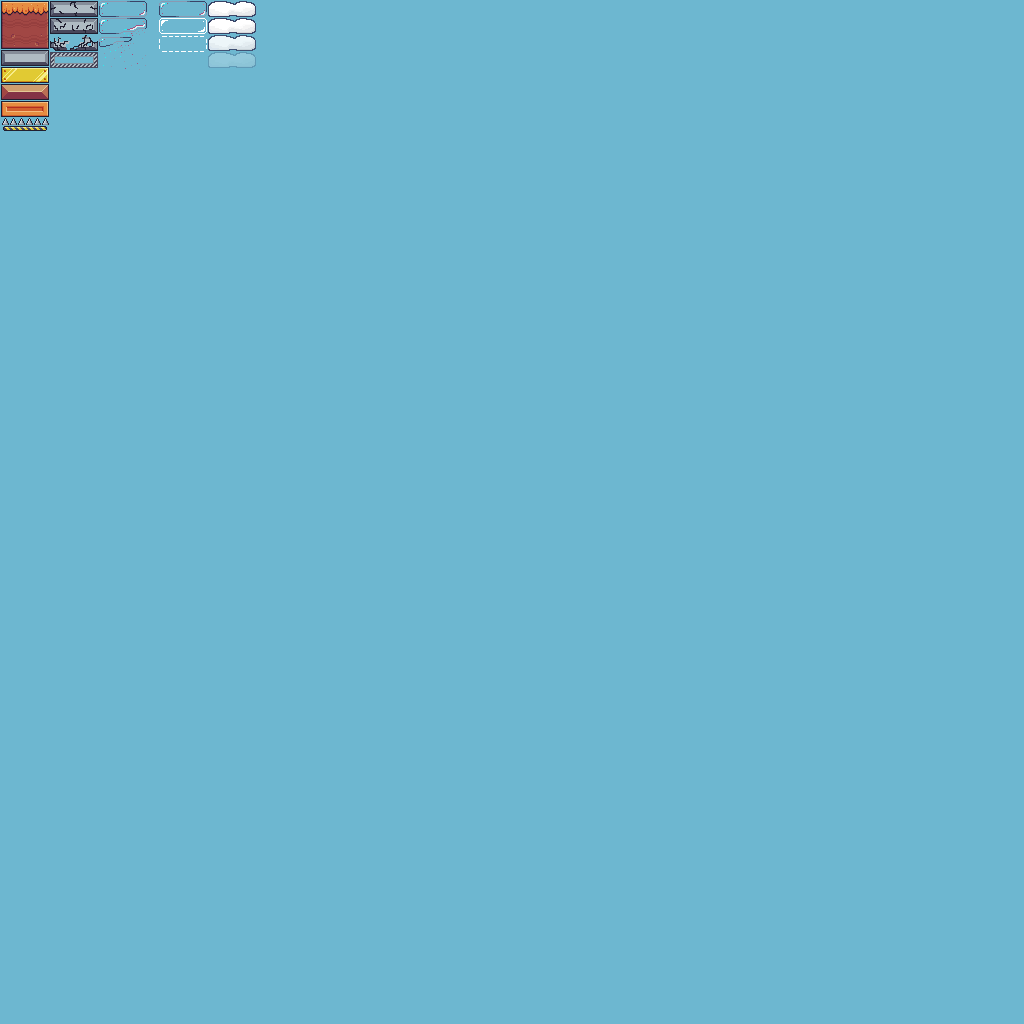
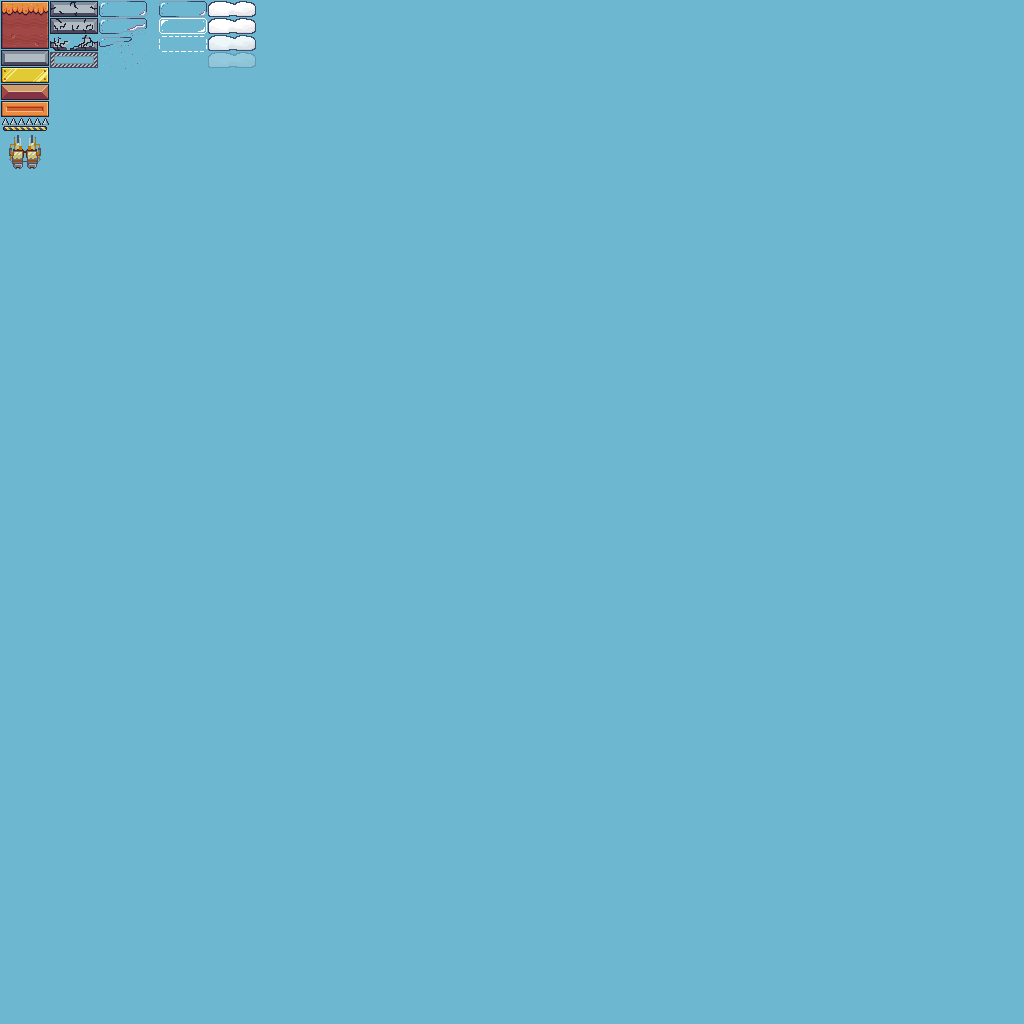
Layered file, before and after one edit (1024px x 1024px). Changes by layer:
added group "Jetpack" with 1 layers above "Cloud" over [9, 135, 41, 169]
added layer "Layer 5" in group "Jetpack" over [9, 135, 41, 169]
